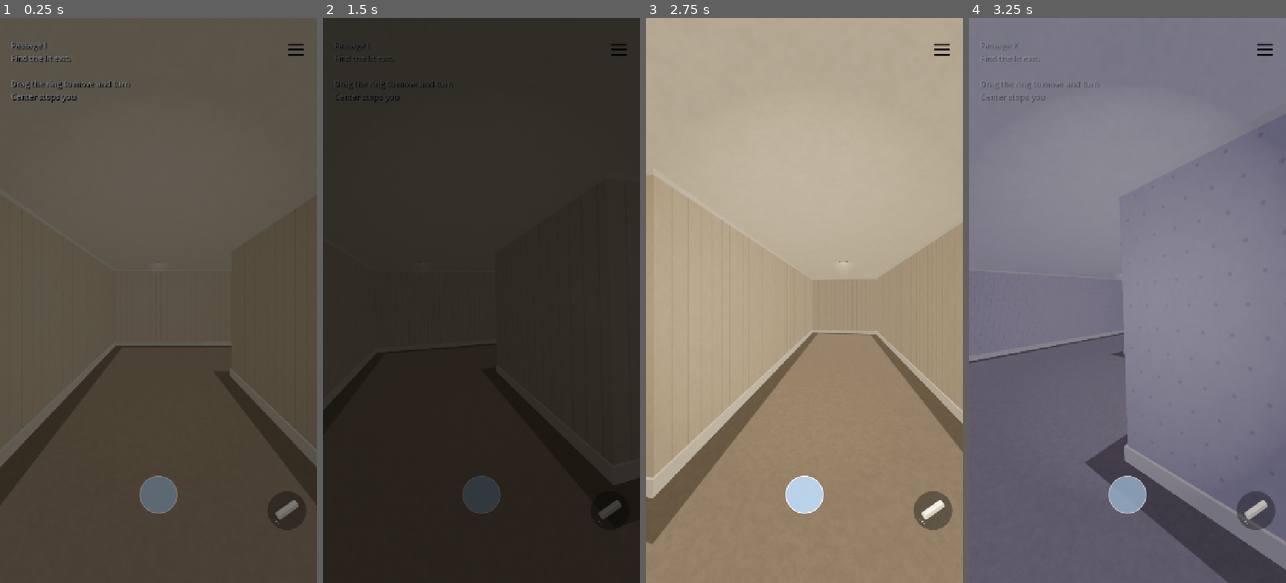
Above: before the commit, frames 1-4 (left to right).
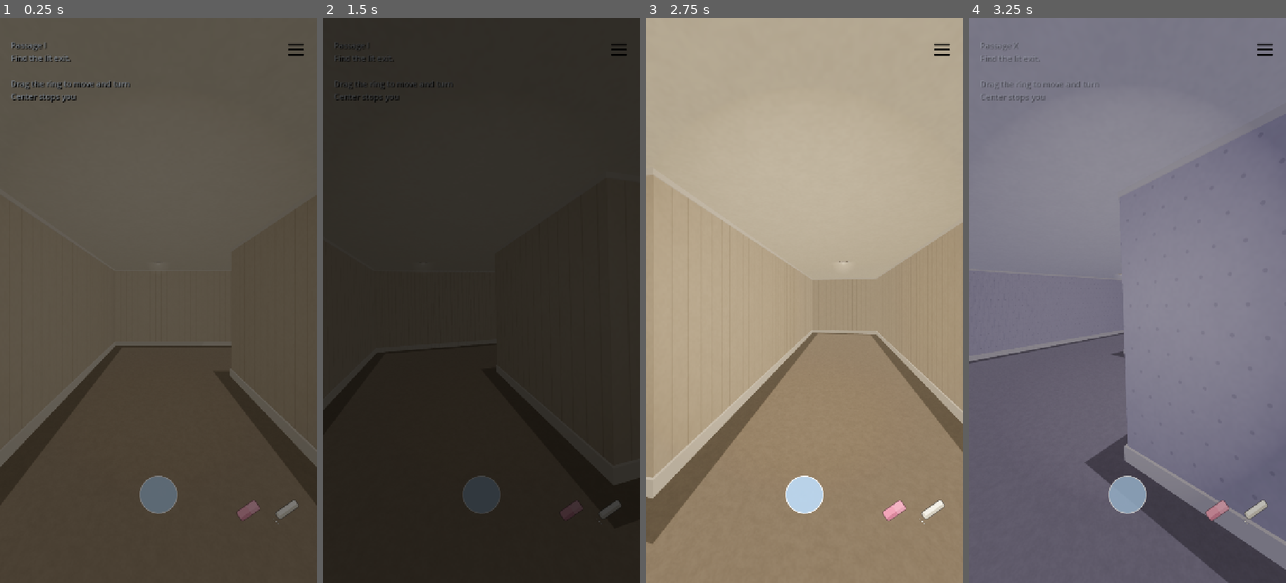
Above: after the commit, the same moments.

Repository: planting-moon/passages
Game: Godot game, scene res://scenes/main.tscn
The game is run twice, just before and just after one commit, with the same random seed, the same clock (stepped at 60 frames per second) and the same inputs.
Inputs (mouse positions are in pixels of both pictures, inside the frame that each line leads up to):
- Up to frame 1 (0.25 s): no input
- Up to frame 2 (1.5 s): click (611, 509) at 0.5 s; tap Enter at 1.25 s; move the mouse to (551, 272) at 1.27 s; hold D from 1.28 s (still down); tap R at 1.35 s; click (551, 272) at 1.42 s
- Up to frame 3 (2.75 s): release D at 2 s; drag from (741, 328) to (788, 413) at 2.02 s
- Up to frame 4 (3.25 s): tap Space at 2.75 s; move the mouse to (1159, 176) at 2.77 s; hold D from 2.78 s (still down); tap 0 at 2.85 s

The runs differ from the first frame. In frame 1, 0.6% of the frame differs, in the area x 74-97%, y 83-91%; in frame 2, less than 0.1%; in frame 3, 0.7%; in frame 4, 0.7%.

Commit message:
Add eraser, bare chalk icon, closer floor marks
- Pink eraser button next to the chalk removes the aimed-at mark (or the
  latest nearby mark) with a quick shrink
- Chalk and eraser are bare outlined icons, no background circle
- Floor chalk marks land 2.2m ahead, just clear of the joystick

Co-Authored-By: Claude Opus 5.5 <noreply@anthropic.com>

Diff:
--- a/assets/chalk.svg
+++ b/assets/chalk.svg
@@ -1,10 +1,10 @@
 <svg xmlns="http://www.w3.org/2000/svg" width="64" height="64" viewBox="0 0 64 64">
   <g transform="rotate(-35 32 30)">
-    <rect x="6" y="21" width="52" height="18" rx="4.5" fill="#f4f1e8"/>
-    <rect x="6" y="32" width="52" height="7" rx="3.5" fill="#d8d2c3"/>
-    <path d="M6 25.5 Q6 21 10.5 21 L12.5 21 L10 39 L10.5 39 Q6 39 6 34.5 Z" fill="#e2dccd"/>
+    <rect x="6" y="21" width="52" height="18" rx="4.5" fill="#f4f1e8" stroke="#3a3632" stroke-opacity="0.55" stroke-width="2"/>
+    <rect x="7" y="32" width="50" height="6" rx="3" fill="#d8d2c3"/>
+    <path d="M7 25.5 Q7 22 10.5 22 L12.5 22 L10 38 L10.5 38 Q7 38 7 34.5 Z" fill="#e2dccd"/>
   </g>
-  <circle cx="9" cy="55" r="2" fill="#f4f1e8" opacity="0.8"/>
-  <circle cx="4" cy="51" r="1.3" fill="#f4f1e8" opacity="0.6"/>
-  <circle cx="14" cy="60" r="1.3" fill="#f4f1e8" opacity="0.6"/>
+  <circle cx="9" cy="55" r="2" fill="#f4f1e8" stroke="#3a3632" stroke-opacity="0.4" stroke-width="0.8"/>
+  <circle cx="4" cy="51" r="1.3" fill="#f4f1e8" stroke="#3a3632" stroke-opacity="0.4" stroke-width="0.6"/>
+  <circle cx="14" cy="60" r="1.3" fill="#f4f1e8" stroke="#3a3632" stroke-opacity="0.4" stroke-width="0.6"/>
 </svg>
--- /dev/null
+++ b/assets/eraser.svg
@@ -0,0 +1,7 @@
+<svg xmlns="http://www.w3.org/2000/svg" width="64" height="64" viewBox="0 0 64 64">
+  <g transform="rotate(-35 32 32)">
+    <rect x="8" y="20" width="48" height="24" rx="5" fill="#f2a5b8" stroke="#5a3340" stroke-opacity="0.55" stroke-width="2"/>
+    <rect x="9" y="36" width="46" height="7" rx="3.5" fill="#d9879c"/>
+    <rect x="34" y="21" width="21" height="22" fill="#f6c3cf" opacity="0.5"/>
+  </g>
+</svg>
--- a/scripts/main.gd
+++ b/scripts/main.gd
@@ -9,6 +9,11 @@
 const CARPET_SHADER := preload("res://shaders/carpet.gdshader")
 const CHALK_ICON := preload("res://assets/chalk.svg")
 const MENU_ICON := preload("res://assets/menu.svg")
+const ERASER_ICON := preload("res://assets/eraser.svg")
+# Eraser removes the mark nearest its aim point within this radius, else the
+# latest mark if the player is still this close to it.
+const ERASE_RADIUS := 1.0
+const ERASE_FALLBACK_RANGE := 4.0
 const DOORWAY_SHADER := preload("res://shaders/light_doorway.gdshader")
 const SHAFT_SHADER := preload("res://shaders/light_shaft.gdshader")
 const DOOR_SIZE := Vector2(1.1, 2.2)
@@ -178,6 +183,8 @@
 var joystick: Joystick
 var menu_button: Button
 var chalk_button: Button
+var eraser_button: Button
+var chalk_marks: Array[Node3D] = []
 var fade_overlay: ColorRect
 var menu_overlay: ColorRect
 var portal_node: Node3D
@@ -806,29 +813,12 @@
 	set_menu_icon_color(Color.WHITE if current_theme["ambient_energy"] < 0.3 else Color.BLACK)
 	menu_button.pressed.connect(open_menu)
 	canvas.add_child(menu_button)
-	chalk_button = Button.new()
-	chalk_button.icon = CHALK_ICON
-	chalk_button.expand_icon = true
-	chalk_button.icon_alignment = HORIZONTAL_ALIGNMENT_CENTER
-	chalk_button.tooltip_text = "Chalk"
-	chalk_button.anchor_left = 1.0
-	chalk_button.anchor_right = 1.0
-	chalk_button.anchor_top = 1.0
-	chalk_button.anchor_bottom = 1.0
-	chalk_button.offset_left = -112
-	chalk_button.offset_right = -24
-	chalk_button.offset_top = -208
-	chalk_button.offset_bottom = -120
-	for state in ["normal", "hover", "pressed", "disabled", "focus"]:
-		var style := StyleBoxFlat.new()
-		style.bg_color = Color(0.08, 0.08, 0.08, 0.6 if state == "pressed" else 0.4)
-		style.set_corner_radius_all(44)
-		style.set_content_margin_all(10)
-		if state == "focus":
-			style.draw_center = false
-		chalk_button.add_theme_stylebox_override(state, style)
+	chalk_button = make_tool_button(CHALK_ICON, "Chalk", -112, -24)
 	chalk_button.pressed.connect(_on_chalk_pressed)
 	canvas.add_child(chalk_button)
+	eraser_button = make_tool_button(ERASER_ICON, "Eraser", -200, -112)
+	eraser_button.pressed.connect(_on_eraser_pressed)
+	canvas.add_child(eraser_button)
 	joystick = JOYSTICK_SCENE.instantiate()
 	joystick.anchor_left = 0.5
 	joystick.anchor_right = 0.5
@@ -937,9 +927,65 @@
 	var tween := create_tween()
 	tween.tween_property(hud, "modulate:a", 0.0, 0.5)
 
+# Bare icon button anchored to the bottom-right corner.
+func make_tool_button(icon: Texture2D, tooltip: String, offset_left: float, offset_right: float) -> Button:
+	var button := Button.new()
+	button.icon = icon
+	button.expand_icon = true
+	button.icon_alignment = HORIZONTAL_ALIGNMENT_CENTER
+	button.tooltip_text = tooltip
+	button.anchor_left = 1.0
+	button.anchor_right = 1.0
+	button.anchor_top = 1.0
+	button.anchor_bottom = 1.0
+	button.offset_left = offset_left
+	button.offset_right = offset_right
+	button.offset_top = -208
+	button.offset_bottom = -120
+	for state in ["normal", "hover", "pressed", "disabled", "focus"]:
+		var style := StyleBoxEmpty.new()
+		style.set_content_margin_all(10)
+		button.add_theme_stylebox_override(state, style)
+	button.add_theme_color_override("icon_pressed_color", Color(1, 1, 1, 0.6))
+	button.add_theme_color_override("icon_disabled_color", Color(1, 1, 1, 0.35))
+	return button
+
 func _on_chalk_pressed() -> void:
 	if won:
 		return
+	var hit := chalk_target()
+	if hit.is_empty():
+		return
+	var hit_position: Vector3 = hit["position"]
+	var hit_normal: Vector3 = hit["normal"]
+	add_chalk_mark(hit_position, hit_normal)
+
+func _on_eraser_pressed() -> void:
+	if won or chalk_marks.is_empty():
+		return
+	var target: Node3D = null
+	var hit := chalk_target()
+	if not hit.is_empty():
+		var hit_position: Vector3 = hit["position"]
+		var best := ERASE_RADIUS
+		for mark in chalk_marks:
+			var distance := mark.global_position.distance_to(hit_position)
+			if distance < best:
+				best = distance
+				target = mark
+	if target == null:
+		var latest: Node3D = chalk_marks.back()
+		if latest.global_position.distance_to(player.global_position) < ERASE_FALLBACK_RANGE:
+			target = latest
+	if target == null:
+		return
+	chalk_marks.erase(target)
+	var tween := create_tween()
+	tween.tween_property(target, "scale", Vector3(0.01, 0.01, 0.01), 0.15)
+	tween.tween_callback(target.queue_free)
+
+# Where chalk goes: the wall in front if one is within reach, else the floor ahead.
+func chalk_target() -> Dictionary:
 	var camera := player.get_node("Camera3D") as Camera3D
 	var from := camera.global_position
 	var to := from - camera.global_transform.basis.z * 3.2
@@ -950,19 +996,17 @@
 		# No wall within reach: mark the floor just ahead instead.
 		var forward := -player.global_transform.basis.z
 		forward.y = 0.0
-		var ahead := player.global_position + forward.normalized() * 2.8
+		# 2.2m is as close as it can land while staying clear of the joystick.
+		var ahead := player.global_position + forward.normalized() * 2.2
 		var down := PhysicsRayQueryParameters3D.create(ahead + Vector3.UP, ahead + Vector3.DOWN, 0xFFFFFFFF, [player.get_rid()])
 		hit = space.intersect_ray(down)
-		if hit.is_empty():
-			return
-	var hit_position: Vector3 = hit["position"]
-	var hit_normal: Vector3 = hit["normal"]
-	add_chalk_mark(hit_position, hit_normal)
+	return hit
 
 func add_chalk_mark(hit_position: Vector3, normal: Vector3) -> void:
 	var marker := Node3D.new()
 	marker.position = hit_position + normal * 0.015
 	world.add_child(marker)
+	chalk_marks.append(marker)
 	# On the floor, line the X up with the player's heading instead of world up.
 	var up := Vector3.UP if absf(normal.y) < 0.9 else -player.global_transform.basis.z
 	marker.look_at(hit_position, up)
@@ -1004,6 +1048,7 @@
 		joystick.set_process_input(false)
 		joystick.modulate = Color(1, 1, 1, 0.45)
 		chalk_button.disabled = true
+		eraser_button.disabled = true
 		if current_level + 1 < LEVELS.size():
 			status.text = "Passage complete."
 			menu_button.disabled = true
Not shown, added: assets/eraser.svg.import
